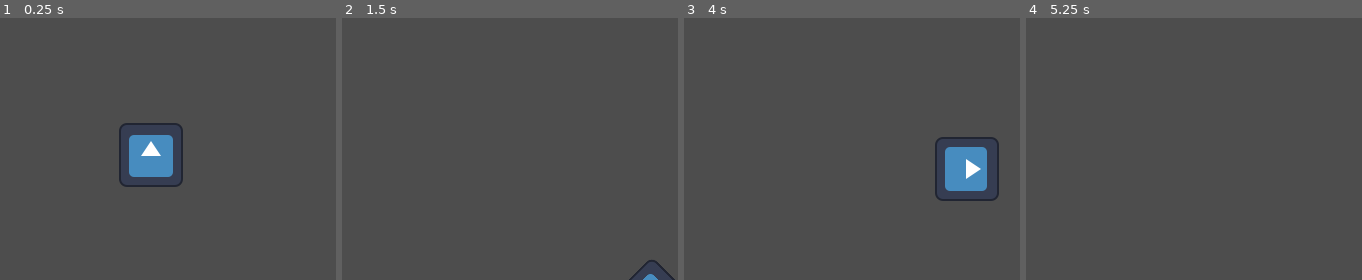
Above: before the commit, frames 1-4 (left to right).
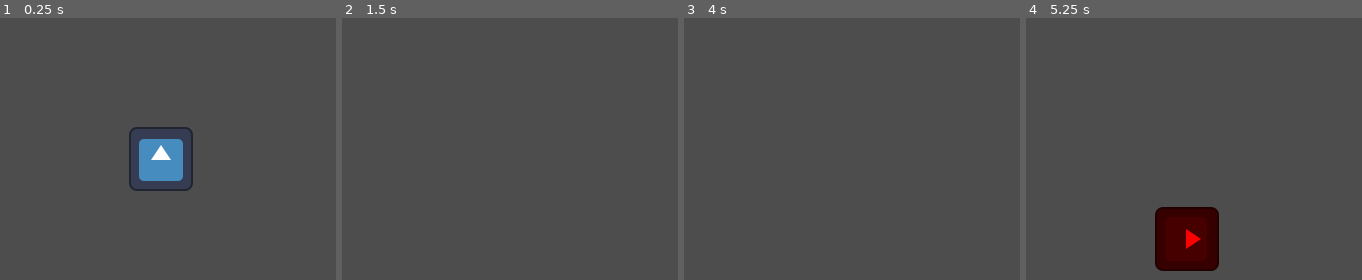
Above: after the commit, the same moments.

Repository: cgsdev0/rcade-godot-test
Game: Godot game, scene res://main.tscn
Same seed, same stepped clock (60 frames per second), same inputs: the game is played once before the commit and once after it. The engine's default icon, where the game draws it, is replaced by a stand-in: a white triangle on a blue panel in a dark square.
Inputs (mouse positions are in pixels of both pictures, inside the frame that each line leads up to):
- Up to frame 1 (0.25 s): no input
- Up to frame 2 (1.5 s): tap Enter at 0.5 s; move the mouse to (583, 135) at 0.52 s; hold D (p1_right) 0.53-1.28 s; hold 1 (one_player) 0.53-1.28 s; click (583, 135) at 0.67 s; move the mouse to (442, 162) at 1.27 s; hold S (p1_down) from 1.28 s (still down); tap F (p1_a) at 1.35 s
- Up to frame 3 (4 s): tap Space at 2, 3.5 s; move the mouse to (885, 91) at 2.02 s; release S (p1_down) at 2.03 s; hold D (p1_right) 2.03-2.78 s; tap 2 (two_player) at 2.1 s; tap Enter at 2.75 s; move the mouse to (835, 201) at 2.77 s; hold W (p1_up) 2.78-3.53 s; tap 1 (one_player) at 2.85 s; click (835, 201) at 2.92 s; move the mouse to (952, 188) at 3.52 s; hold A (p1_left) from 3.53 s (still down); tap F (p1_a) at 3.6 s
- Up to frame 4 (5.25 s): move the mouse to (1093, 109) at 4.27 s; tap 2 (two_player) at 4.35 s; move the mouse to (1210, 149) at 5.02 s; release A (p1_left) at 5.03 s; hold S (p1_down) from 5.03 s (still down); hold 1 (one_player) from 5.03 s (still down); click (1210, 149) at 5.17 s

The runs differ from the first frame. In frame 1, 2.5% of the frame differs, in the area x 35-58%, y 40-67%; in frame 2, 0.2%; in frame 3, 2.7%; in frame 4, 4.6%, in the area x 38-58%, y 72-97%.

Commit message:
fix rotation

Diff:
--- a/main.tscn
+++ b/main.tscn
@@ -10,10 +10,10 @@
 [node name="Node2D" type="Node" unique_id=422408999]
 
 [node name="CharacterBody2D" type="CharacterBody2D" parent="." unique_id=1727476714]
+position = Vector2(161, 141)
 script = ExtResource("1_0xm2m")
 
 [node name="Icon" type="Sprite2D" parent="CharacterBody2D" unique_id=1138456137]
-position = Vector2(151, 137)
 scale = Vector2(0.5, 0.5)
 texture = ExtResource("1_ig7tw")
 
